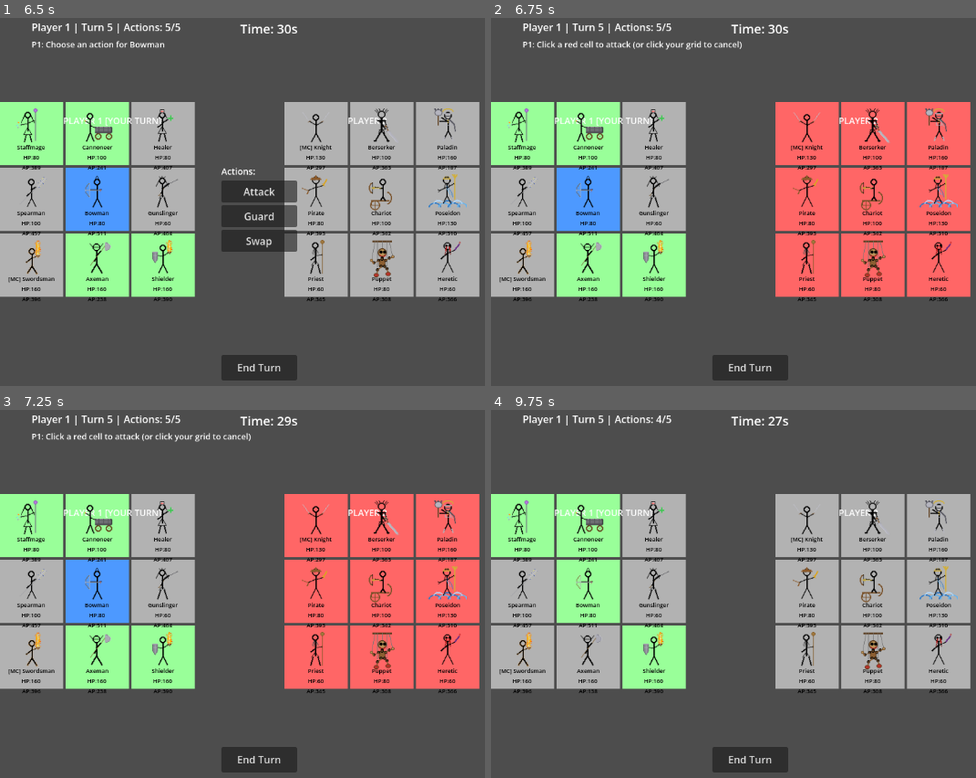
Above: before the commit, frames 1-4 (two rows, left to right).
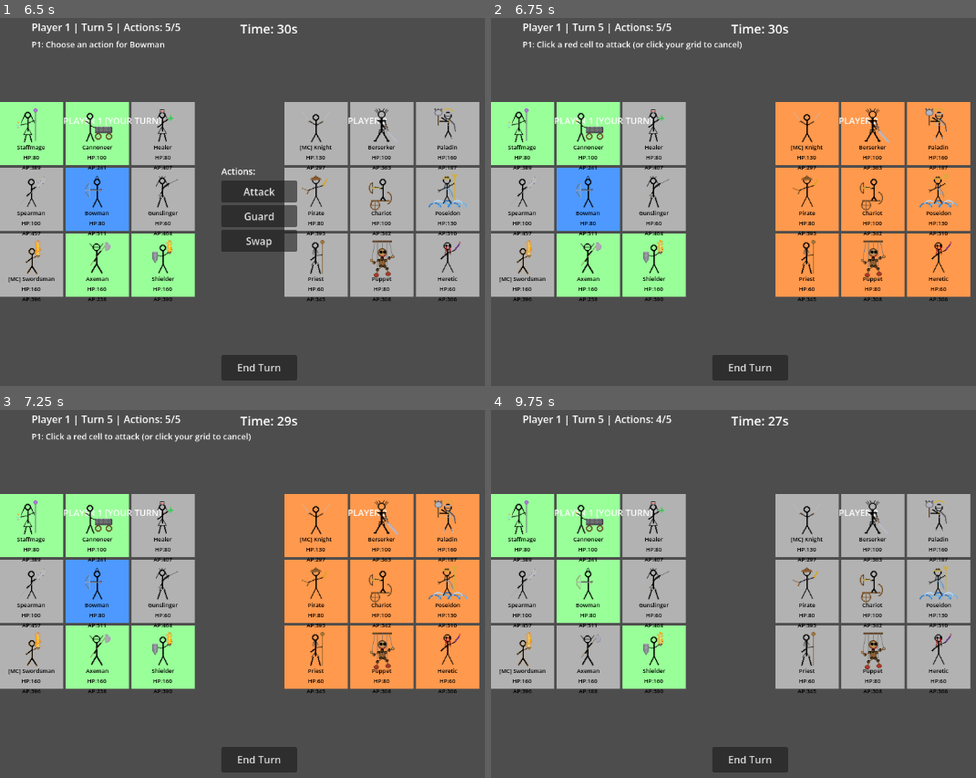
Above: after the commit, the same moments.

Repository: achacttn/squirrel-game-v-0
Game: Godot game, scene res://scenes/main.tscn
The game is run twice, just before and just after one commit, with the same random seed, the same clock (stepped at 60 frames per second) and the same inputs.
Inputs (mouse positions are in pixels of both pictures, inside the frame that each line leads up to):
- Up to frame 1 (6.5 s): click "End Turn" at 0.5 s; click "End Turn" at 1.25 s; click "End Turn" at 2 s; tap Enter at 2.75, 4.25, 5.75 s; move the mouse to (33, 132) at 2.77 s; click (33, 132) at 2.92 s; tap Space at 3.5, 5 s; move the mouse to (97, 132) at 3.52 s; click (97, 132) at 3.67 s; move the mouse to (164, 132) at 4.27 s; click (164, 132) at 4.42 s; move the mouse to (33, 198) at 5.02 s; click (33, 198) at 5.17 s; move the mouse to (97, 198) at 5.77 s; click (97, 198) at 5.92 s
- Up to frame 2 (6.75 s): click "Attack" at 6.5 s
- Up to frame 3 (7.25 s): no input
- Up to frame 4 (9.75 s): tap A at 7.25 s; move the mouse to (655, 590) at 7.27 s; click (655, 590) at 7.42 s; move the mouse to (524, 656) at 8.02 s; click (524, 656) at 8.17 s; move the mouse to (588, 656) at 8.77 s; click (588, 656) at 8.92 s; click "Guard" at 9.5 s

Frame 1 is identical in both runs. In frame 2, 19% of the frame differs, in the area x 58-99%, y 22-76%; in frame 3, 19%; in frame 4, less than 0.1%.

Commit message:
some skills and handoff notes

Diff:
--- a/scenes/cell.gd
+++ b/scenes/cell.gd
@@ -1,6 +1,8 @@
 extends Area2D
 
 signal cell_clicked(cell)
+signal cell_hovered(cell)
+signal cell_unhovered(cell)
 
 const COLOR_DEFAULT = Color(0.9, 0.9, 0.9)
 const COLOR_HOVER = Color(0.7, 0.85, 1.0)
@@ -8,12 +10,14 @@
 const COLOR_EMPTY = Color(0.4, 0.4, 0.4)        # darker grey for empty cells
 const COLOR_AVAILABLE = Color(0.6, 1.0, 0.6)    # green — merc can act this turn
 const COLOR_UNAVAILABLE = Color(0.7, 0.7, 0.7)  # dim — merc can't act this turn
-const COLOR_TARGETED = Color(1.0, 0.4, 0.4)     # red — this cell will be hit
+const COLOR_TARGETED = Color(1.0, 0.6, 0.3)     # orange — this cell can be clicked to attack
+const COLOR_HIT_PREVIEW = Color(1.0, 0.4, 0.4)  # red — this cell will be hit on confirm
 const COLOR_SWAP_TARGET = Color(1.0, 0.85, 0.3) # yellow — valid swap target
 
 var is_selected := false
 var is_available := false  # whether this cell's merc can act this turn
 var is_targeted := false   # whether this cell is being targeted by an attack
+var is_hit_preview := false # whether this cell is in the hit preview (hover)
 var is_swap_target := false # whether this cell is a valid swap destination
 
 # The merc occupying this cell (null if empty)
@@ -30,10 +34,12 @@
 func _on_mouse_entered():
 	if not is_selected:
 		color_rect.color = COLOR_HOVER
+	cell_hovered.emit(self)
 
 func _on_mouse_exited():
 	if not is_selected:
 		_update_default_color()
+	cell_unhovered.emit(self)
 
 func _on_input_event(_viewport, event, _shape_idx):
 	if event is InputEventMouseButton and event.pressed and event.button_index == MOUSE_BUTTON_LEFT:
@@ -80,10 +86,16 @@
 	is_swap_target = swap
 	_update_default_color()
 
+func set_hit_preview(preview: bool):
+	is_hit_preview = preview
+	_update_default_color()
+
 func _update_default_color():
 	if is_selected:
 		return
-	if is_targeted:
+	if is_hit_preview:
+		color_rect.color = COLOR_HIT_PREVIEW
+	elif is_targeted:
 		color_rect.color = COLOR_TARGETED
 	elif is_swap_target:
 		color_rect.color = COLOR_SWAP_TARGET
--- a/scenes/grid.gd
+++ b/scenes/grid.gd
@@ -12,6 +12,8 @@
 # Emitted when a cell is clicked during gameplay — Main listens for this
 # to process actions (attack, guard, swap, etc.)
 signal cell_clicked_for_action(cell)
+signal cell_hovered_for_action(cell)
+signal cell_unhovered_for_action(cell)
 
 var selected_cell: Area2D = null
 
@@ -36,6 +38,8 @@
 
 			cell.set_meta("grid_pos", Vector2i(row, col))
 			cell.cell_clicked.connect(_on_cell_clicked)
+			cell.cell_hovered.connect(_on_cell_hovered)
+			cell.cell_unhovered.connect(_on_cell_unhovered)
 			add_child(cell)
 			row_array.append(cell)
 		cells.append(row_array)
@@ -124,6 +128,83 @@
 				targets.append(Vector2i(row, col))
 	return targets
 
+func _on_cell_hovered(cell):
+	cell_hovered_for_action.emit(cell)
+
+func _on_cell_unhovered(cell):
+	cell_unhovered_for_action.emit(cell)
+
+# Resolve valid attack targets based on weapon type and grid state.
+# Returns positions of cells the player can click to aim at.
+func get_valid_targets(weapon: MercData.WeaponType, attacker_pos: Vector2i) -> Array[Vector2i]:
+	var targets: Array[Vector2i] = []
+
+	match weapon:
+		MercData.WeaponType.SWORD:
+			# Frontmost alive merc per column
+			for col in COLS:
+				var front = _frontmost_alive(col)
+				if front >= 0:
+					targets.append(Vector2i(front, col))
+		MercData.WeaponType.SPEAR:
+			# Frontmost alive merc per column (spear pierces 2 deep from that point)
+			for col in COLS:
+				var front = _frontmost_alive(col)
+				if front >= 0:
+					targets.append(Vector2i(front, col))
+		MercData.WeaponType.AXE:
+			# Any row that has at least one alive merc
+			for row in ROWS:
+				for col in COLS:
+					if cells[row][col].has_merc():
+						targets.append(Vector2i(row, attacker_pos.y))
+						break
+		MercData.WeaponType.GUN:
+			# Any column that has at least one alive merc
+			for col in COLS:
+				if _frontmost_alive(col) >= 0:
+					targets.append(Vector2i(2, col))
+		MercData.WeaponType.CANNON:
+			# Any cell with an alive merc
+			targets = _all_alive_cells()
+		MercData.WeaponType.STAFF:
+			# Any cell with an alive merc
+			targets = _all_alive_cells()
+		MercData.WeaponType.BOW:
+			# Any cell with an alive merc
+			targets = _all_alive_cells()
+
+	return targets
+
+# Returns the row of the frontmost alive merc in a column (row 2 first, then 1, then 0).
+# Returns -1 if no alive merc in that column.
+func _frontmost_alive(col: int) -> int:
+	for row in range(ROWS - 1, -1, -1):  # 2, 1, 0
+		if cells[row][col].has_merc():
+			return row
+	return -1
+
+# Returns positions of all cells with alive mercs.
+func _all_alive_cells() -> Array[Vector2i]:
+	var alive: Array[Vector2i] = []
+	for row in ROWS:
+		for col in COLS:
+			if cells[row][col].has_merc():
+				alive.append(Vector2i(row, col))
+	return alive
+
+# Show hit preview (orange) for the cells that would be damaged
+func show_hit_preview(positions: Array[Vector2i]):
+	clear_hit_preview()
+	for pos in positions:
+		if pos.x >= 0 and pos.x < ROWS and pos.y >= 0 and pos.y < COLS:
+			cells[pos.x][pos.y].set_hit_preview(true)
+
+func clear_hit_preview():
+	for row in cells:
+		for cell in row:
+			cell.set_hit_preview(false)
+
 # Swap the mercs in two cells
 func swap_mercs(pos_a: Vector2i, pos_b: Vector2i):
 	var cell_a = cells[pos_a.x][pos_a.y]
--- a/scenes/main.gd
+++ b/scenes/main.gd
@@ -95,9 +95,13 @@
 	tm_p2.grid = grid_p2
 	add_child(tm_p2)
 
-	# Both grids can emit clicks — we handle them based on whose turn it is
+	# Both grids can emit clicks and hovers — we handle them based on whose turn it is
 	grid_p1.cell_clicked_for_action.connect(_on_grid_p1_clicked)
 	grid_p2.cell_clicked_for_action.connect(_on_grid_p2_clicked)
+	grid_p1.cell_hovered_for_action.connect(_on_grid_p1_hovered)
+	grid_p2.cell_hovered_for_action.connect(_on_grid_p2_hovered)
+	grid_p1.cell_unhovered_for_action.connect(_on_grid_unhovered)
+	grid_p2.cell_unhovered_for_action.connect(_on_grid_unhovered)
 
 	_setup_ui()
 	_start_player_turn(1)
@@ -323,6 +327,8 @@
 	if not cell.is_targeted:
 		return
 
+	target_grid.clear_hit_preview()
+
 	var chosen_pos = cell.get_meta("grid_pos")
 	var hit_cells = Targeting.get_hit_cells(active_merc.data.weapon_type, chosen_pos)
 
@@ -364,6 +370,7 @@
 	current_state = State.IDLE
 	action_panel.visible = false
 	target_grid.clear_targets() if target_grid else null
+	target_grid.clear_hit_preview() if target_grid else null
 	active_grid.clear_swap_targets() if active_grid else null
 	if active_grid and active_grid.selected_cell:
 		active_grid.selected_cell.set_selected(false)
@@ -374,7 +381,7 @@
 	if not active_merc:
 		return
 	var attacker_pos = active_cell.get_meta("grid_pos")
-	var valid_targets = Targeting.get_valid_targets(active_merc.data.weapon_type, attacker_pos)
+	var valid_targets = target_grid.get_valid_targets(active_merc.data.weapon_type, attacker_pos)
 	target_grid.show_targets(valid_targets)
 	current_state = State.TARGETING_ATTACK
 	action_panel.visible = false
@@ -384,8 +391,9 @@
 	if not active_merc:
 		return
 	active_merc.set_guard()
+	active_merc.spend_ap(50)
 	print("P%d: %s guards!" % [current_player, active_merc.data.merc_name])
-	_commit_action()
+	active_tm.use_action(active_merc)
 
 func _on_swap_pressed():
 	if not active_merc:
@@ -433,3 +441,23 @@
 
 func _update_state_label(text: String):
 	state_label.text = text
+
+# === Hover hit preview ===
+
+func _on_grid_p1_hovered(cell):
+	if current_state == State.TARGETING_ATTACK and current_player == 2:
+		_show_hover_preview(cell)
+
+func _on_grid_p2_hovered(cell):
+	if current_state == State.TARGETING_ATTACK and current_player == 1:
+		_show_hover_preview(cell)
+
+func _show_hover_preview(cell):
+	if not cell.is_targeted:
+		return
+	var chosen_pos = cell.get_meta("grid_pos")
+	var hit_cells = Targeting.get_hit_cells(active_merc.data.weapon_type, chosen_pos)
+	target_grid.show_hit_preview(hit_cells)
+
+func _on_grid_unhovered(_cell):
+	target_grid.clear_hit_preview() if target_grid else null
Not shown, added: game-plan.md
